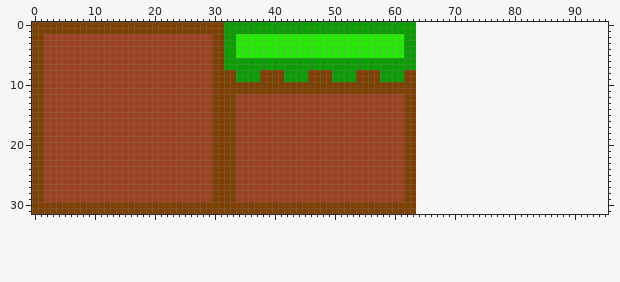
One commit to this sprite sheet: res/ground.png. That is the earlier state.
The file is 64x32 pixels. The old version is drawn lined up with the new one, on the new canvas.
New version:
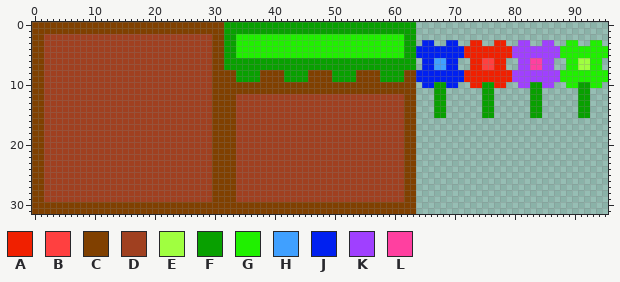
Palette (. is transparent): A #f02000  B #ff4040  C #804000  D #a04020  E #a0ff40  F #08a000  G #20f000  H #40a0ff  J #0020f0  K #a040ff  L #ff40a0
Edits made:
canvas 64x32 -> 96x32
The author put colour A in row 3 at x 73 to 74 and 77 to 78; in rows 4 to 5 at x 72 to 79; in rows 6 to 7 at x 73 to 74 and 77 to 78; in rows 8 to 9 at x 72 to 79; in row 10 at x 73 to 74 and 77 to 78.
The author put colour B in rows 6 to 7 at x 75 to 76.
The author put colour E in rows 6 to 7 at x 91 to 92.
The author put colour F in rows 10 to 15 at x 67 to 68, 75 to 76, 83 to 84 and 91 to 92.
The author put colour G in row 3 at x 89 to 90 and 93 to 94; in rows 4 to 5 at x 88 to 95; in rows 6 to 7 at x 89 to 90 and 93 to 94; in rows 8 to 9 at x 88 to 95; in row 10 at x 89 to 90 and 93 to 94.
The author put colour H in rows 6 to 7 at x 67 to 68.
The author put colour J in row 3 at x 65 to 66 and 69 to 70; in rows 4 to 5 at x 64 to 71; in rows 6 to 7 at x 65 to 66 and 69 to 70; in rows 8 to 9 at x 64 to 71; in row 10 at x 65 to 66 and 69 to 70.
The author put colour K in row 3 at x 81 to 82 and 85 to 86; in rows 4 to 5 at x 80 to 87; in rows 6 to 7 at x 81 to 82 and 85 to 86; in rows 8 to 9 at x 80 to 87; in row 10 at x 81 to 82 and 85 to 86.
The author put colour L in rows 6 to 7 at x 83 to 84.
Pixel boxes of the changes (left, top, right, bottom) in both pictures:
added: (416, 40, 608, 118)
